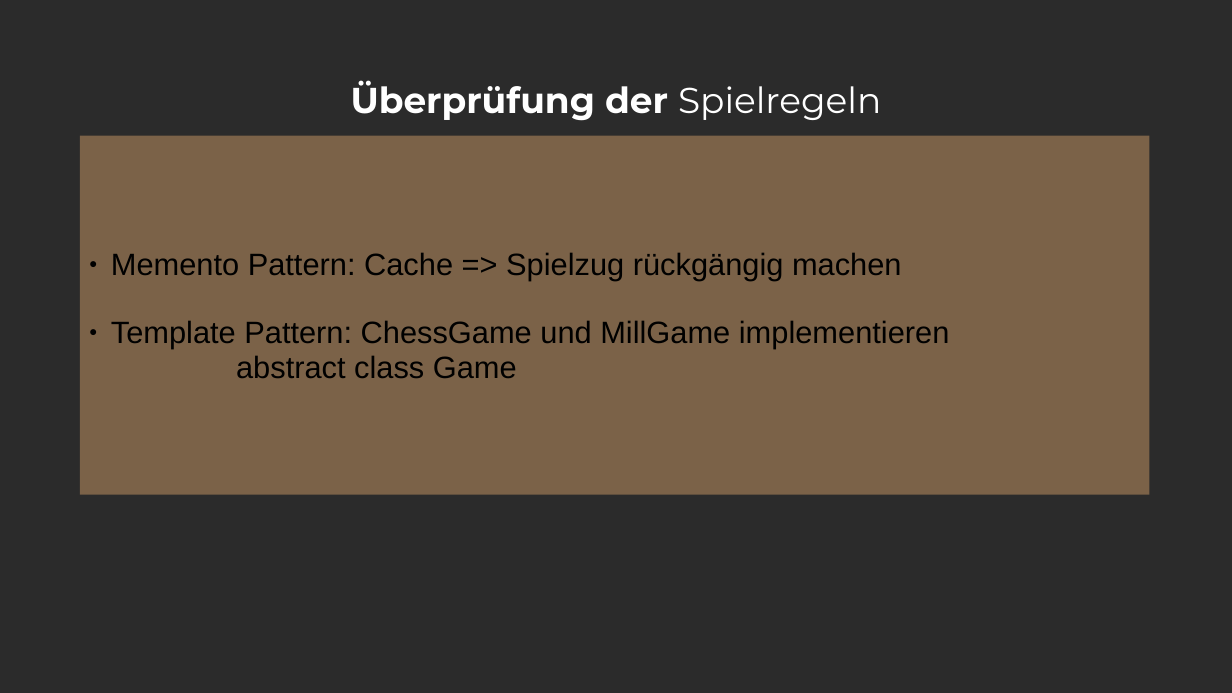
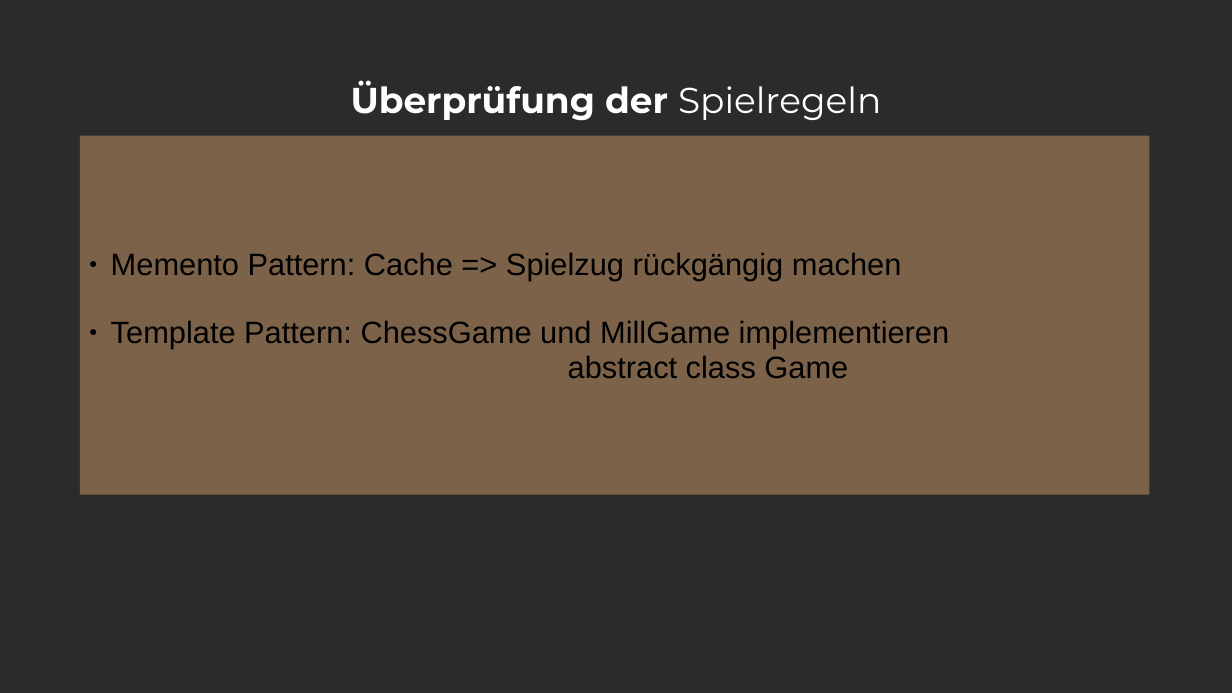
Before and after one commit to spionbruecke/Gava, a slide deck: slide 14 of Präsentation/Präsentation.ppt (slide 15 before the commit). Drawn at 1232x693 pixels with LibreOffice and Linux fonts; fonts in the diff are those of the drawing; background and template pictures are left out; a plain dark background stands for a picture behind light text. Boxes give left, top, right and bottom in pixels: in the first picture for what was removed or moved away, otherwise in the second. Text is boxed around its words. In the diff, an @@ line names an element or a change of style, - is before the commit and + after.

```diff
--- a/Präsentation/Präsentation.ppt
+++ b/Präsentation/Präsentation.ppt
@@ rectangle "Memento Pattern: Cache => Spielzug ..." at <box>80,136,1150,495</box>: indent changed @@
```
Also in this commit, not shown: 7 other slides changed, 1 slide added, 1 slide removed.
